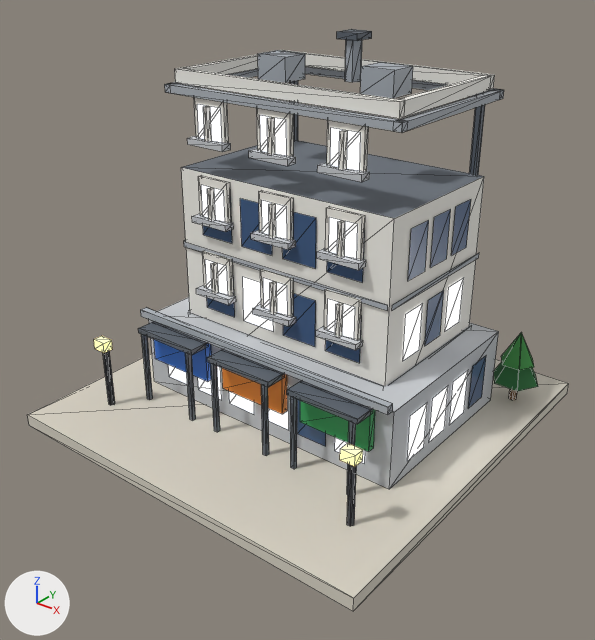
An edit to the glTF model public/models/09.glb, drawn before and after from the same camera.
Both versions are drawn from a 50 mm lens placed at (1.086, -1.396, 1.103), pointed at (0.029, -0.075, 0.284). Every picture has the same lights, and +X, +Y and +Z are marked at lower left. The older version comes first. Mesh edges are drawn as thin lines. Vertices at exactly the same position are counted once.

The first picture shows 'b09'.
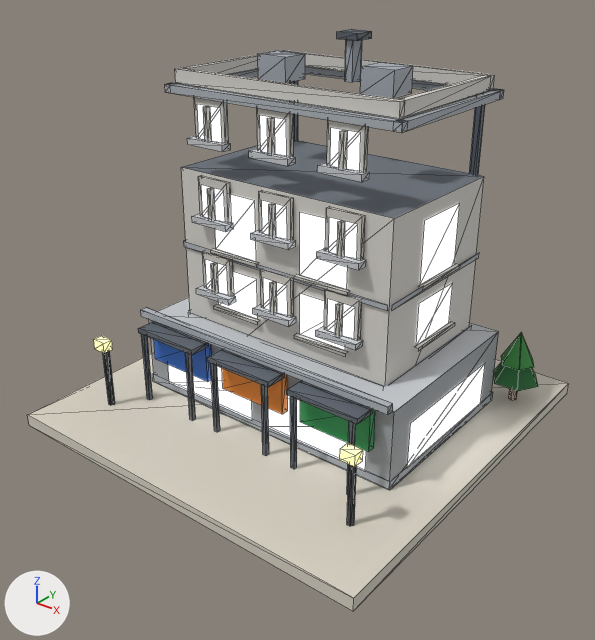
The change, as a diff of the scene's bpy script:
```diff
--- a/public/models/09.glb.py
+++ b/public/models/09.glb.py
@@ mat_wall_grey @@
 n2 = _N.new('ShaderNodeMix'); n2.name = 'Mix'
 n2.inputs[0].default_value = 1.0  # 'Factor'
-n2.inputs[7].default_value = (0.521, 0.546, 0.578, 1.0)  # 'B', light grey #bfc3c8
+n2.inputs[7].default_value = (0.361, 0.381, 0.402, 1.0)  # 'B', grey #a2a6aa
 n3 = _N.new('ShaderNodeVertexColor'); n3.name = 'Color Attribute'
@@ mat_wall_white @@
 n2 = _N.new('ShaderNodeMix'); n2.name = 'Mix'
 n2.inputs[0].default_value = 1.0  # 'Factor'
-n2.inputs[7].default_value = (0.896, 0.88, 0.823, 1.0)  # 'B', white #f3f1ea
+n2.inputs[7].default_value = (0.68, 0.658, 0.617, 1.0)  # 'B', light grey #d7d4ce
 n3 = _N.new('ShaderNodeVertexColor'); n3.name = 'Color Attribute'
@@ mat_white @@
 n2 = _N.new('ShaderNodeMix'); n2.name = 'Mix'
 n2.inputs[0].default_value = 1.0  # 'Factor'
-n2.inputs[7].default_value = (0.88, 0.855, 0.791, 1.0)  # 'B', white #f1eee6
+n2.inputs[7].default_value = (0.617, 0.597, 0.552, 1.0)  # 'B', light grey #cecbc4
 n3 = _N.new('ShaderNodeVertexColor'); n3.name = 'Color Attribute'
@@ mat_glow_window_res @@
+mat_glow_window_res = bpy.data.materials.new('glow_window_res')
+# nodes: BsdfPrincipled, Mix, OutputMaterial, VertexColor
+# colours: blue #3d5a82, mixed with the vertex colours
@@ mat_glow_window_shop @@
+mat_glow_window_shop = bpy.data.materials.new('glow_window_shop')
+# nodes: BsdfPrincipled, Mix, OutputMaterial, VertexColor
+# colours: blue #3d5a82, mixed with the vertex colours
@@ me_b09 @@
-me_b09.from_pydata(...)  # 933 vertices, 938 faces; spans x -0.48..0.48, y -0.48..0.48, z 0.0..0.885
+me_b09.from_pydata(...)  # 905 vertices, 954 faces; spans x -0.48..0.48, y -0.48..0.48, z 0.0..0.885
+# me_b09 part 1: the loose piece of 8 vertices spanning x -0.48..0.48, y -0.48..0.48, z 0.0..0.03 is copied, and the copy is scaled about its middle by (0.756, 0.485, 0.75), then moved by (0.0, 0.05, 0.026), in mat_slab; it spans x -0.363..0.363, y -0.183..0.283, z 0.03..0.052
+# me_b09 part 2: the loose piece of 4 vertices spanning x 0.293, y 0.046..0.114, z 0.254..0.366 is rebuilt with 4 vertices and now spans x 0.293, y 0.008..0.152, z 0.271..0.372, in mat_glow_window_res
+# me_b09 part 3: 58 loose pieces with 232 vertices, spanning x -0.363..0.363, y -0.183..0.283, z 0.067..0.553, are deleted
+# me_b09 part 4
+# 98 vertices are added at x -0.363..0.363, y -0.183..0.283, z 0.043..0.556
+# 36 new vertices lie (0.141, 0.0, 0.0) away from vertices in x -0.195..0.054, y -0.119..0.278, z 0.043..0.414
+# 24 new vertices lie (0.125, 0.0, 0.0) away from vertices in x -0.187..0.062, y -0.108..0.268, z 0.051..0.556
+# 18 new vertices lie (0.0, 0.16, 0.0) away from vertices in x -0.303..0.303, y 0.0, z 0.043..0.414
+# 12 new vertices lie (0.0, 0.0, 0.114) away from vertices in x -0.363..0.363, y -0.183..0.283, z 0.049
+# 12 new faces join them, mat_glow_window_shop
+# 28 new faces join them, mat_glow_window_res
+# 72 new faces join them, mat_white
+# other edits to the shape of me_b09 do not show in these pictures
 me_b09.materials.append(mat_paving)
@@ me_b09 @@
 me_b09.materials.append(mat_glow_window)
-me_b09.materials.append(mat_glass_dark)
 me_b09.materials.append(mat_wall_white)
@@ me_b09 @@
 me_b09.materials.append(mat_glow_lamp)
+me_b09.materials.append(mat_glow_window_shop)
+me_b09.materials.append(mat_glow_window_res)
```

Changed parts and their boxes [x1, y1, x2, y2] in the pictures (595 x 640 px):
'b09', surface changed, reshaped: [28, 29, 569, 611] in both
part 1 of me_b09, added: after [152, 373, 493, 490]
part 2 of me_b09, rebuilt (85% wider, 11% taller): before [425, 290, 444, 346]; after [416, 283, 452, 345]
part 3 of me_b09, deleted: before [168, 198, 486, 464]
part 4 of me_b09, added: after [168, 194, 485, 471]
